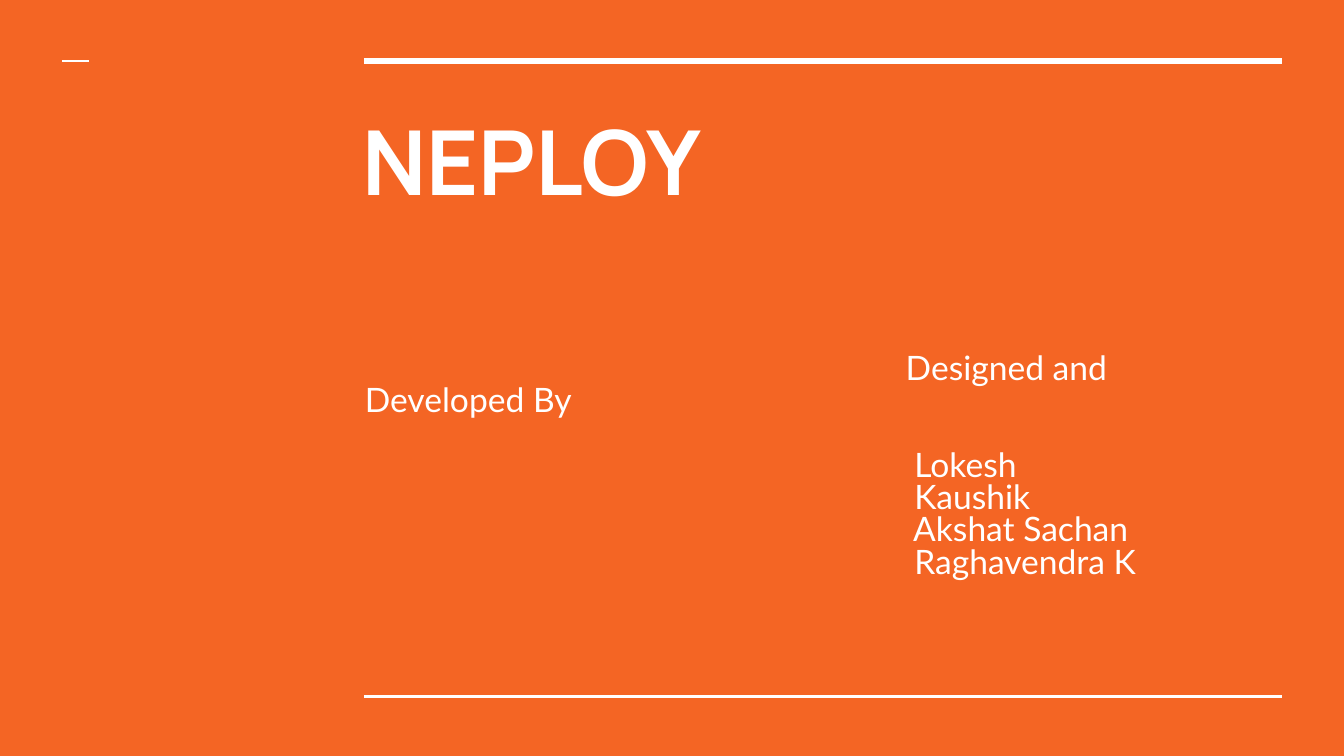
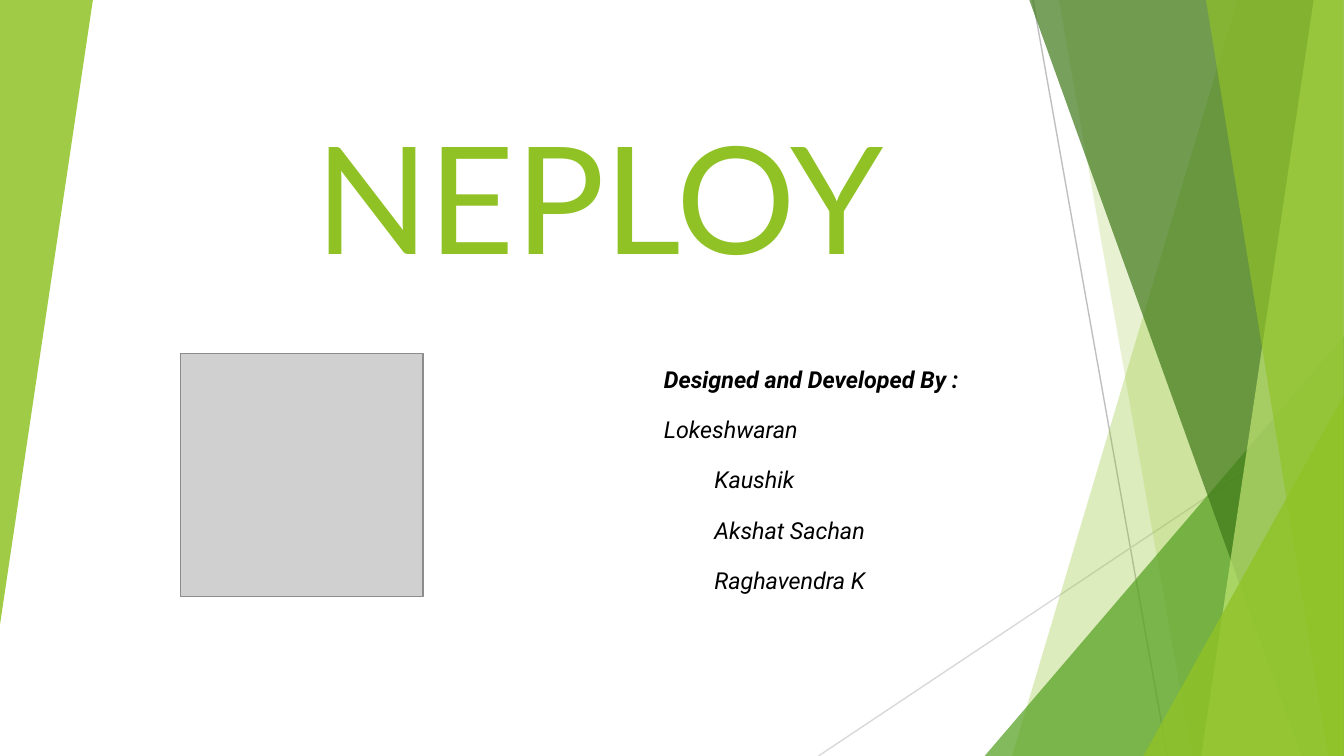
Before and after one commit to lokeshwaran100/neploy, a slide deck: slide 1 of doc/NEPLOY project latest.pptx. Drawn at 1344x756 pixels with LibreOffice and Linux fonts; fonts in the diff are those of the drawing; grey boxes stand for pictures. Boxes give left, top, right and bottom in pixels: in the first picture for what was removed or moved away, otherwise in the second. Text is boxed around its words. In the diff, an @@ line names an element or a change of style, - is before the commit and + after.

```diff
--- a/doc/NEPLOY project latest.pptx
+++ b/doc/NEPLOY project latest.pptx
@@ background #F46524 to #FFFFFF @@
@@ group added at [0, 0, 1344, 756]: 5 freeform shapes, 3 triangles, 2 lines @@
@@ line removed from (63, 60) to (90, 60) @@
@@ line removed from (364, 60) to (1282, 60) @@
@@ title "NEPLOY": place and size @@
-title "NEPLOY" at [362, 129, 701, 197]
+title "NEPLOY" at [315, 146, 883, 255]
@@ title "NEPLOY" at [315, 146, 883, 255]: size 48 to 80 pt, font Manrope to Lato, text colour #FFFFFF to #90C226, bold off @@
@@ picture added at [180, 353, 423, 597] @@
@@ subtitle "Designed and Developed By :": place and size @@
-subtitle "Designed and Developed By :" at [906, 355, 1136, 580]
+subtitle "Designed and Developed By :" at [664, 370, 946, 594]
@@ subtitle at [664, 370, 946, 439]: text changed; size 18 to 12.5 pt; font Lato to Roboto; text colour #FFFFFF to #000000; bold on; italic on @@
-Designed and Developed By
-Lokesh
+Designed and Developed By :
+Lokeshwaran
@@ subtitle at [714, 470, 865, 594]: size 18 to 12.5 pt, font Lato to Roboto, text colour #FFFFFF to #000000, italic on in "Kaushik", "Akshat Sachan", "Raghavendra K"; line spacing 0.8 to 0.9 @@
@@ line removed from (364, 696) to (1282, 696) @@
```
Also in this commit, not shown: 2 other slides changed, 3 slides added, 3 slides removed.
